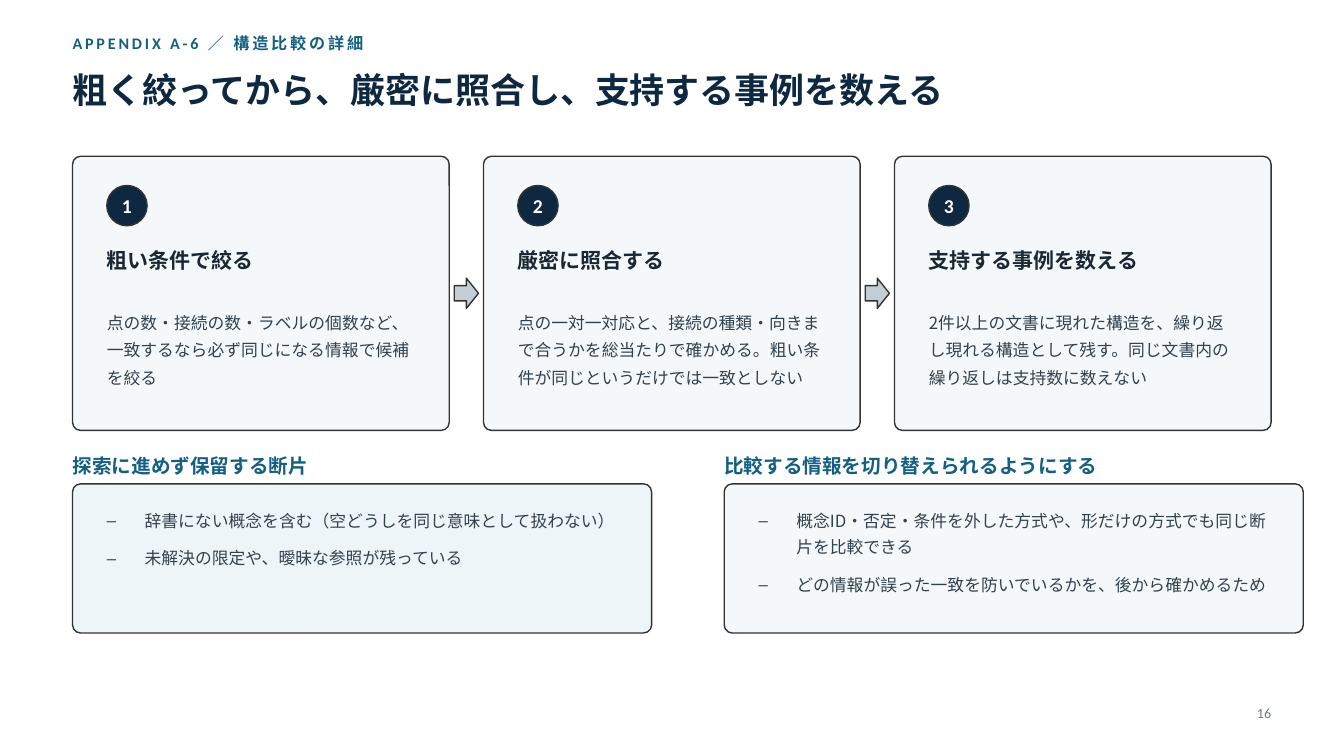
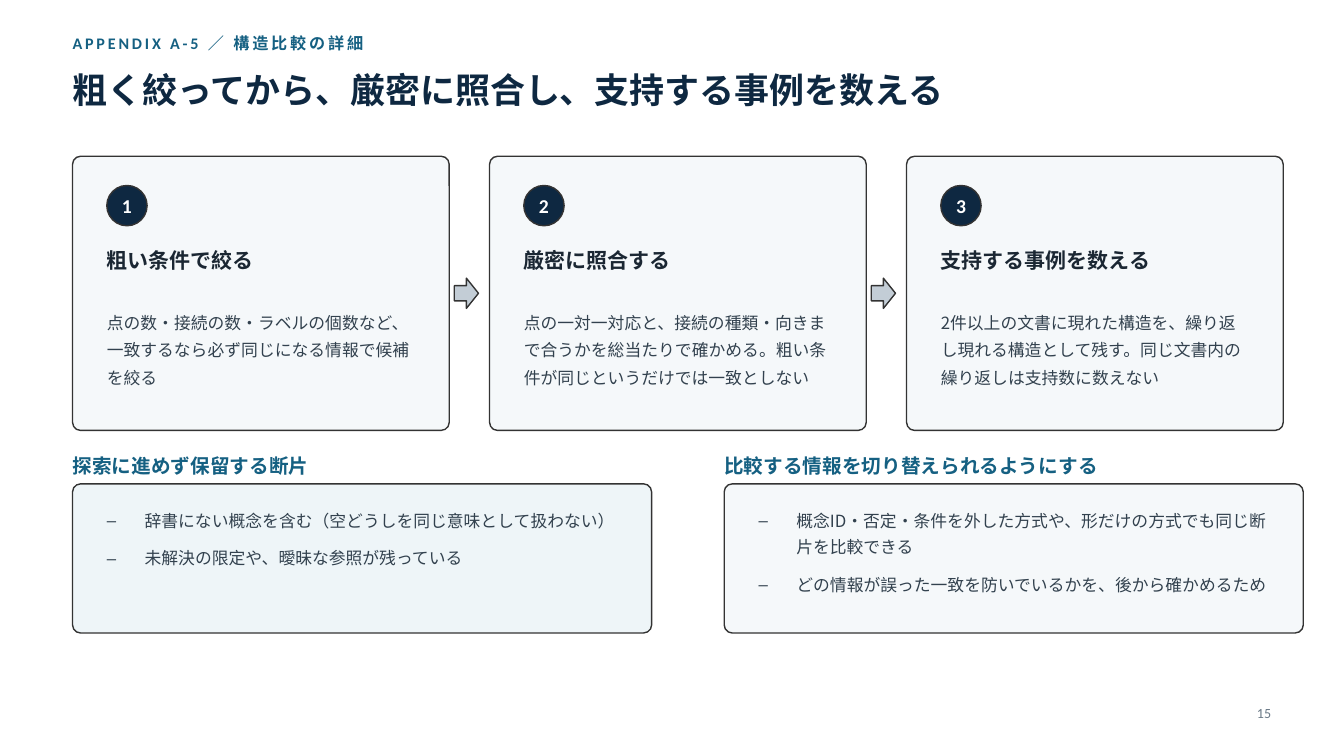
Before and after one commit to fumin0ri/structuring, a slide deck: slide 16 of インターン成果報告.pptx. Drawn at 1344x756 pixels with LibreOffice and Linux fonts; fonts in the diff are those of the drawing. Boxes give left, top, right and bottom in pixels: in the first picture for what was removed or moved away, otherwise in the second. Text is boxed around its words. In the diff, an @@ line names an element or a change of style, - is before the commit and + after.

```diff
--- a/インターン成果報告.pptx
+++ b/インターン成果報告.pptx
@@ text at [73,35,363,51]: text changed @@
-APPENDIX A-6 ／ 構造比較の詳細
+APPENDIX A-5 ／ 構造比較の詳細
@@ 3 texts, 1 ellipse, 1 rounded rectangle: place and size @@
-3 texts, 1 ellipse, 1 rounded rectangle at [894,156,1271,431]
+3 texts, 1 ellipse, 1 rounded rectangle at [906,156,1284,431]
@@ 3 texts, 1 rounded rectangle, 1 ellipse, 1 right arrow: place and size @@
-3 texts, 1 rounded rectangle, 1 ellipse, 1 right arrow at [484,156,889,431]
+3 texts, 1 rounded rectangle, 1 ellipse, 1 right arrow at [490,156,895,431]
@@ text at [1257,709,1271,718]: text changed @@
-16
+15
```
Also in this commit, not shown: 11 other slides changed, 3 slides added, 3 slides removed.
